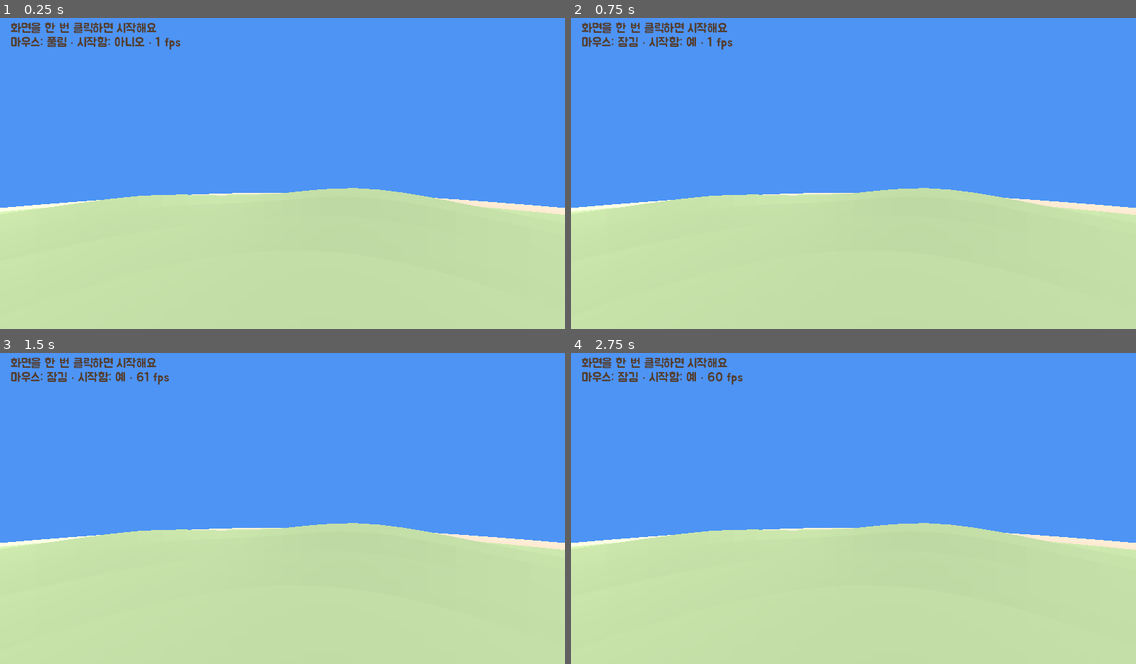
Above: before the commit, frames 1-4 (two rows, left to right).
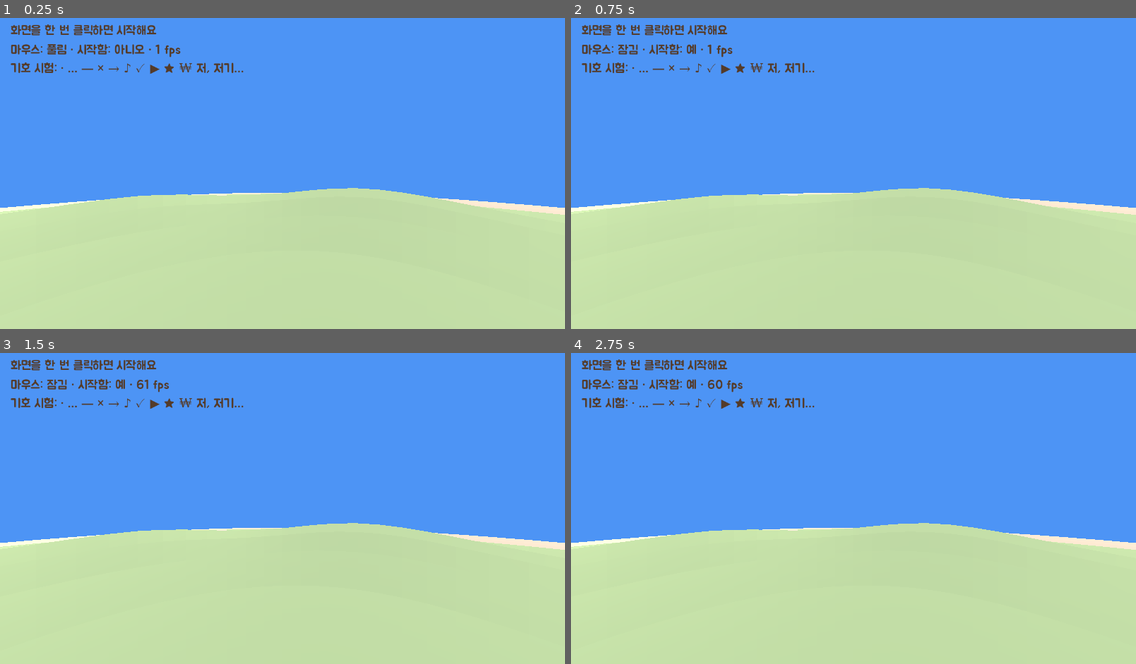
Above: after the commit, the same moments.

Repository: qudrhks36-svg/hanroro-seat-checker
Game: Godot game, scene res://main.tscn
Two runs of this game, one before a commit and one after it. Both use one fixed random seed, a clock stepped at 60 frames per second and the inputs below.
Inputs (mouse positions are in pixels of both pictures, inside the frame that each line leads up to):
- Up to frame 1 (0.25 s): no input
- Up to frame 2 (0.75 s): tap Enter at 0.5 s; move the mouse to (977, 154) at 0.52 s; click (977, 154) at 0.67 s
- Up to frame 3 (1.5 s): tap Space at 1.25 s; move the mouse to (254, 505) at 1.27 s
- Up to frame 4 (2.75 s): tap Enter at 2 s; move the mouse to (864, 499) at 2.02 s

The runs differ from the first frame. In frame 1, 1.8% of the frame differs, in the area x 1-44%, y 1-18%; in frame 2, 1.7%; in frame 3, 1.7%; in frame 4, 1.8%.

Commit message:
feat(godot): step 1 web export works - presets, font fallback, size/lock findings
Co-Authored-By: Claude Sonnet 5.5 <noreply@anthropic.com>

Diff:
--- a/fishing-game/godot/scripts/main.gd
+++ b/fishing-game/godot/scripts/main.gd
@@ -33,7 +33,9 @@
 	var layer := CanvasLayer.new()
 	add_child(layer)
 	label = Label.new()
-	label.add_theme_font_override("font", load("res://assets/fonts/Jua-Regular.ttf"))
+	var jua: FontFile = load("res://assets/fonts/Jua-Regular.ttf")
+	jua.fallbacks = [ThemeDB.fallback_font]   # 주아에 없는 기호(· … — × → 등)는 고닷 기본 글꼴로 (웹에는 시스템 대체 글꼴이 없음)
+	label.add_theme_font_override("font", jua)
 	label.add_theme_font_size_override("font_size", 28)
 	label.add_theme_color_override("font_color", Color(0.33, 0.23, 0.16))
 	label.position = Vector2(24, 24)
@@ -49,4 +51,4 @@
 
 func _process(_delta: float) -> void:
 	var mode := "잠김" if Input.mouse_mode == Input.MOUSE_MODE_CAPTURED else "풀림"
-	label.text = "화면을 한 번 클릭하면 시작해요\n마우스: %s · 시작함: %s · %d fps" % [mode, "예" if started else "아니오", Engine.get_frames_per_second()]
+	label.text = "화면을 한 번 클릭하면 시작해요\n마우스: %s · 시작함: %s · %d fps\n기호 시험: · … — × → ♪ ✓ ▶ ★ ₩ 저, 저기…" % [mode, "예" if started else "아니오", Engine.get_frames_per_second()]
Not shown, added: fishing-game/godot/export_presets.cfg
Not shown, changed: fishing-game/changelog/2026-10-12.md
